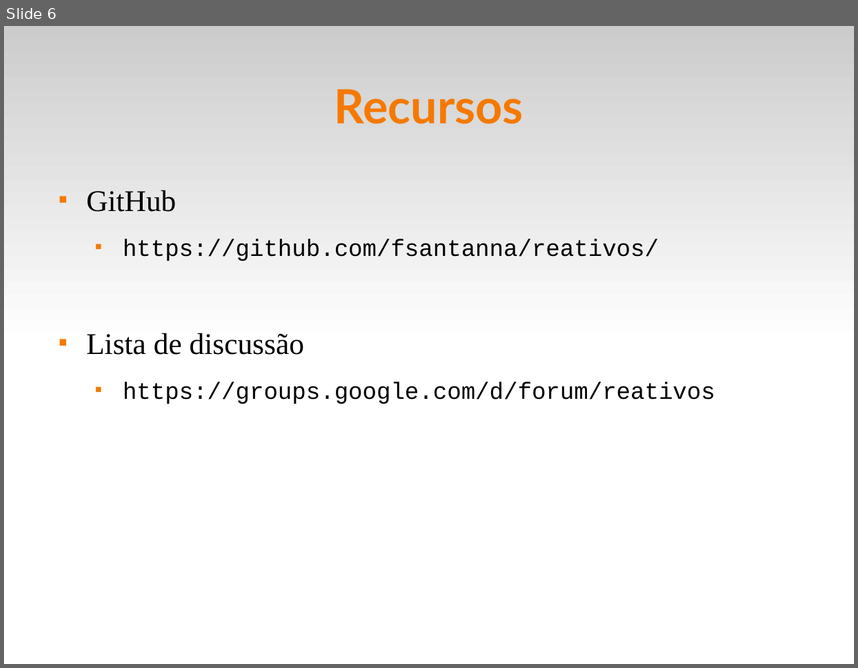
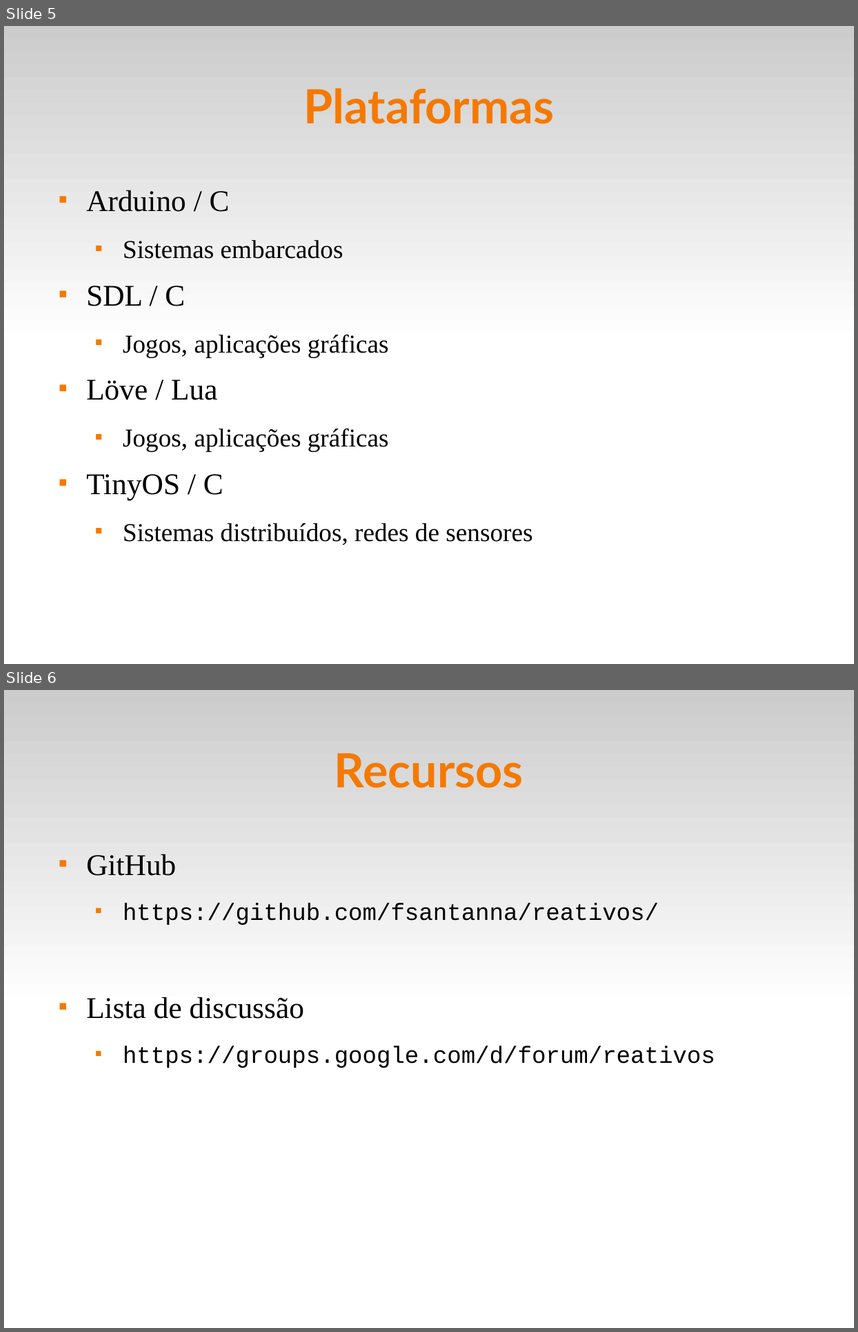
Before and after one commit to fsantanna-uerj/reativos, a slide deck: slides/00_intro.odp. Shown one above the other, each under a label of ours: slide 6 before the commit, slides 5 and 6 after it. The pictures are 858x668 and 858x1332 pixels, drawn with LibreOffice and Linux fonts; fonts in the diff are those of the drawing. Boxes give left, top, right and bottom in pixels: in the first picture for what was removed or moved away, otherwise in the second. Text is boxed around its words. In the diff, an @@ line names an element or a change of style, - is before the commit and + after.

```diff
--- a/slides/00_intro.odp
+++ b/slides/00_intro.odp
@@ slide 5 added at (x1=4, y1=26, x2=854, y2=664), background #FFFFFF; not listed: 1 template element that a slide beside it also shows @@
@@ title added at (x1=303, y1=88, x2=554, y2=124), 44 pt, text #F57900, bold @@
+Plataformas
@@ text added at (x1=86, y1=190, x2=533, y2=545), 24 pt, text #000000 @@
+■ Arduino / C
+  ■ Sistemas embarcados
+■ SDL / C
+  ■ Jogos, aplicações gráficas
+■ Löve / Lua
+  ■ Jogos, aplicações gráficas
+■ TinyOS / C
+  ■ Sistemas distribuídos, redes de sensores
```
Also in this commit, not shown: 4 slides changed, 2 other slides added, 1 slide removed, 1 other file.
